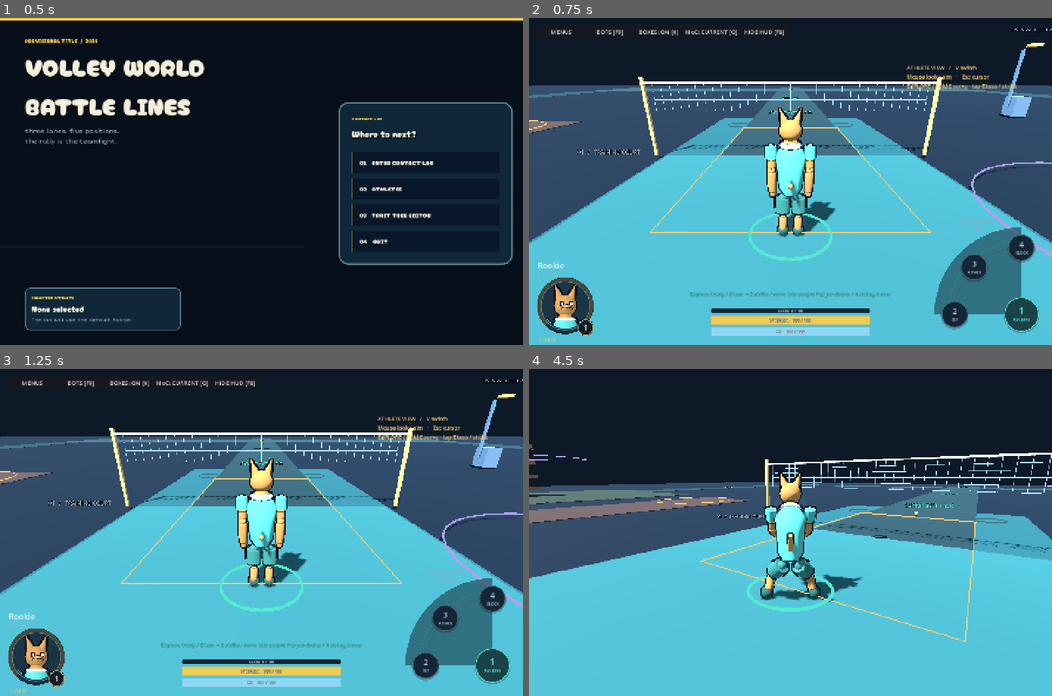
Above: before the commit, frames 1-4 (two rows, left to right).
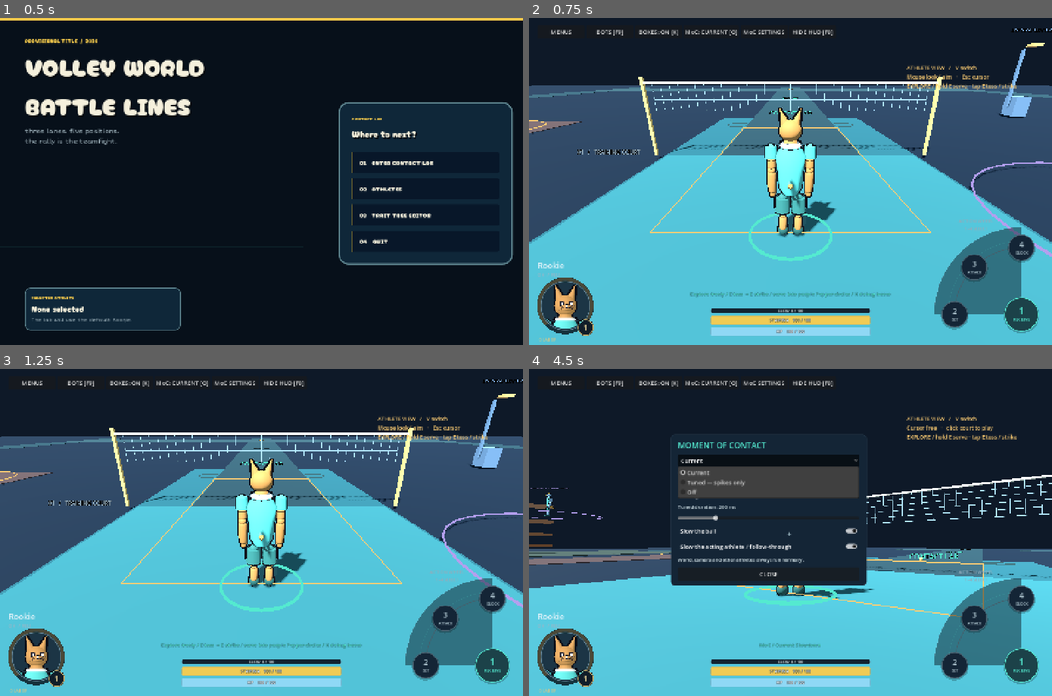
Above: after the commit, the same moments.

Repository: iracarranza/volley-world-battle-lines
Game: Godot game, scene res://title.tscn
Same seed, same stepped clock (60 frames per second), same inputs: the game is played once before the commit and once after it.
Inputs (mouse positions are in pixels of both pictures, inside the frame that each line leads up to):
- Up to frame 1 (0.5 s): no input
- Up to frame 2 (0.75 s): click "01 ENTER CONTACT LAB" at 0.5 s
- Up to frame 3 (1.25 s): no input
- Up to frame 4 (4.5 s): click "MoC: CURRENT [O]" at 1.25 s; click "MoC: TUNED [O]" at 2 s; click "MoC: OFF [O]" at 2.75 s; click (764, 382) at 3.5 s, where only the run after the commit has a clickable "MoC SETTINGS"; click (769, 460) at 4.25 s, where only the run after the commit has a clickable "Current"

Frame 1 is identical in both runs. In frame 2, 0.2% of the frame differs, in the area x 40-59%, y 3-6%; in frame 3, 0.2%; in frame 4, 42%, in the area x 0-100%, y 3-99%.

Commit message:
Add contact lab MoC tuning menu and independent slowdown targets

Diff:
--- a/scripts/lab/lab_hud.gd
+++ b/scripts/lab/lab_hud.gd
@@ -32,6 +32,7 @@
 var ball_edge_indicator: Label
 var facing_compass: Control
 var help_panel: PanelContainer
+var moc_menu: RefCounted
 var moc_button: Button
 var debug_button: Button
 
@@ -303,8 +304,10 @@
 	debug_button = button("BOXES: ON [K]", toggle_debug_volumes)
 	toolbar.add_child(debug_button)
 	moc_button = button("MoC: CURRENT [O]", toggle_moc_mode)
-	moc_button.tooltip_text = "Compare current world slowdown with a short contact hold followed by full-speed flight."
+	moc_button.tooltip_text = "Cycle Current, Tuned and Off; open MoC Settings to tune local slowdown."
 	toolbar.add_child(moc_button)
+	moc_menu = preload("res://scripts/lab/moc_menu.gd").new(self)
+	toolbar.add_child(button("MoC SETTINGS", moc_menu.toggle))
 	toolbar.add_child(button("HIDE HUD [F8]", func(): ui.visible = false))
 	facing_compass = preload("res://scripts/facing_indicator.gd").new()
 	facing_compass.lab = lab
@@ -327,6 +330,7 @@
 func toggle_moc_mode() -> void:
 	lab.moc.set_mode((lab.moc.mode + 1) % 3)
 	moc_button.text = ["MoC: CURRENT [O]", "MoC: TUNED [O]", "MoC: OFF [O]"][lab.moc.mode]
+	moc_menu.sync_mode()
 	lab._message("MoC / " + lab.moc.mode_name())
 
 func toggle_debug_volumes() -> void:
--- /dev/null
+++ b/scripts/lab/moc_menu.gd
@@ -0,0 +1,74 @@
+extends RefCounted
+
+## Contact-lab tuning UI. Values persist across lab resets within this session.
+var _hud: WeakRef
+var hud: RefCounted:
+	get: return _hud.get_ref()
+var panel: PanelContainer
+var mode: OptionButton
+var speed: HSlider
+var duration: HSlider
+var ball: CheckButton
+var actor: CheckButton
+
+func _init(owner_hud: RefCounted) -> void:
+	_hud = weakref(owner_hud)
+	panel = hud.panel(Vector2(390,180),Vector2(540,340))
+	var stack := VBoxContainer.new()
+	stack.add_theme_constant_override("separation",12)
+	panel.add_child(stack)
+	stack.add_child(hud.label("MOMENT OF CONTACT",22,hud.TEAL))
+	mode = OptionButton.new()
+	for title in ["Current", "Tuned — spikes only", "Off"]:
+		mode.add_item(title)
+	mode.focus_mode = Control.FOCUS_NONE
+	mode.item_selected.connect(func(index: int):
+		hud.lab.moc.set_mode(index)
+		hud.moc_button.text = ["MoC: CURRENT [O]","MoC: TUNED [O]","MoC: OFF [O]"][index]
+	)
+	stack.add_child(mode)
+	stack.add_child(hud.label("Tuned settings · changes apply to the next spike",13))
+	speed = slider(stack,"Tuned speed",1,100,hud.lab.moc.tuned_speed*100,"%",func(value: float): hud.lab.moc.tuned_speed = value/100.0)
+	duration = slider(stack,"Tuned duration",0,1000,hud.lab.moc.tuned_duration*1000," ms",func(value: float): hud.lab.moc.tuned_duration = value/1000.0)
+	ball = toggle_control(stack,"Slow the ball",func(value: bool): hud.lab.moc.affect_ball = value)
+	actor = toggle_control(stack,"Slow the acting athlete / follow-through",func(value: bool): hud.lab.moc.affect_actor = value)
+	stack.add_child(hud.label("World, camera and other athletes always run normally.",13))
+	stack.add_child(hud.button("CLOSE",toggle))
+	panel.hide()
+
+func slider(stack: VBoxContainer,title: String,minimum: float,maximum: float,value: float,suffix: String,changed: Callable) -> HSlider:
+	var caption: Label = hud.label("%s: %d%s" % [title,value,suffix],14)
+	stack.add_child(caption)
+	var control := HSlider.new()
+	control.min_value = minimum
+	control.max_value = maximum
+	control.step = 1
+	control.value = value
+	control.focus_mode = Control.FOCUS_NONE
+	control.value_changed.connect(func(next: float):
+		hud.lab.moc.clear()
+		changed.call(next)
+		caption.text = "%s: %d%s" % [title,next,suffix]
+	)
+	stack.add_child(control)
+	return control
+
+func toggle_control(stack: VBoxContainer,title: String,changed: Callable) -> CheckButton:
+	var control := CheckButton.new()
+	control.text = title
+	control.button_pressed = true
+	control.focus_mode = Control.FOCUS_NONE
+	control.toggled.connect(changed)
+	stack.add_child(control)
+	return control
+
+func sync_mode() -> void:
+	mode.select(hud.lab.moc.mode)
+
+func toggle() -> void:
+	hud.ui.visible = true
+	panel.visible = not panel.visible
+	if panel.visible:
+		hud.bot_panel.hide()
+		sync_mode()
+	Input.mouse_mode = Input.MOUSE_MODE_VISIBLE if panel.visible else Input.MOUSE_MODE_CAPTURED
--- a/scripts/moment_of_contact.gd
+++ b/scripts/moment_of_contact.gd
@@ -19,6 +19,10 @@
 		enabled = value
 		if not value:
 			clear()
+var tuned_speed := TUNED_SLOW_SCALE
+var tuned_duration := TUNED_DURATION
+var affect_ball := true
+var affect_actor := true
 var acting_actor := ""
 var active := false
 var last_event: Dictionary = {}
@@ -62,19 +66,27 @@
 	var duration := TUNED_DURATION if int(event.get("action", -1)) == 2 else 0.0
 	return {"contact":duration,"velocity":0.0,"sweet":0.0,"extension":0.0,"total":duration}
 
-func simulation_scale() -> float:
+func _effect_scale() -> float:
 	if active and _now() >= _end_usec:
 		_expire(_now())
-	return (TUNED_SLOW_SCALE if mode == Mode.TUNED_SLOWDOWN else SLOW_SCALE) if active else 1.0
+	return (tuned_speed if mode == Mode.TUNED_SLOWDOWN else SLOW_SCALE) if active else 1.0
+
+func simulation_scale() -> float:
+	var scale := _effect_scale()
+	return scale if affect_ball else 1.0
 
 func actor_scale(actor_id: String) -> float:
-	return simulation_scale() if actor_id == acting_actor else 1.0
+	var scale := _effect_scale()
+	return scale if affect_actor and actor_id == acting_actor else 1.0
 
 func begin(event: Dictionary) -> void:
 	var incoming := Vector3(event.get("incoming_velocity", Vector3.ZERO))
 	var outgoing := Vector3(event.get("outgoing_velocity", Vector3.ZERO))
 	var legacy_duration := duration_for(int(event.action), incoming, outgoing, bool(event.get("sweet", false)))
 	var parts := tuned_parts(event)
+	if int(event.action) == 2:
+		parts.contact = tuned_duration
+		parts.total = tuned_duration
 	var duration: float = 0.0 if mode == Mode.NONE else (legacy_duration if mode == Mode.CURRENT_SLOWDOWN else parts.total)
 	if not bool(event.get("physical_hit", false)):
 		return
@@ -110,7 +122,7 @@
 		_expire(now)
 	if mode == Mode.TUNED_SLOWDOWN:
 		_chain_start_usec = now
-		_end_usec = now + int(TUNED_DURATION * 1000000)
+		_end_usec = now + int(tuned_duration * 1000000)
 		acting_actor = str(event.get("actor", "player"))
 		active = true
 		return
--- /dev/null
+++ b/tests/moc_menu_test.gd
@@ -0,0 +1,32 @@
+extends "res://tests/support/test_case.gd"
+func _initialize() -> void:
+	call_deferred("run")
+func run() -> void:
+	var lab = load("res://main.tscn").instantiate()
+	root.add_child(lab)
+	lab.set_process(false)
+	lab.set_physics_process(false)
+	var menu = lab.hud.moc_menu
+	menu.toggle()
+	check(menu.panel.visible and Input.mouse_mode == Input.MOUSE_MODE_VISIBLE,"Menu opens with usable cursor")
+	menu.mode.select(1)
+	menu.mode.item_selected.emit(1)
+	menu.speed.value = 25
+	menu.duration.value = 350
+	lab.moc.begin({"action":2,"physical_hit":true,"actor":"player"})
+	check(is_equal_approx(lab.moc.simulation_scale(),0.25) and is_equal_approx(lab.moc.last_event.duration_seconds,0.35),"Sliders tune the actual contact resolver")
+	menu.ball.button_pressed = false
+	check(lab.moc.simulation_scale() == 1 and lab.moc.actor_scale("player") == 0.25,"Ball toggle leaves acting athlete slowdown independent")
+	menu.ball.button_pressed = true
+	menu.actor.button_pressed = false
+	check(lab.moc.simulation_scale() == 0.25 and lab.moc.actor_scale("player") == 1,"Athlete toggle leaves ball slowdown independent")
+	menu.mode.select(2)
+	menu.mode.item_selected.emit(2)
+	check(not lab.moc.active and lab.moc.simulation_scale() == 1,"Off cancels the effect immediately")
+	lab._reset()
+	check(lab.moc.tuned_speed == 0.25 and lab.moc.tuned_duration == 0.35,"Lab reset preserves tuning")
+	menu = null
+	lab.queue_free()
+	await process_frame
+	print("MOC MENU: %d / %d passed" % [checks-failures,checks])
+	quit(1 if failures else 0)
--- /dev/null
+++ b/tests/render_moc_menu.gd
@@ -0,0 +1,19 @@
+extends SceneTree
+func _initialize() -> void:
+	call_deferred("run")
+func run() -> void:
+	root.size = Vector2i(1440,900)
+	var lab = load("res://main.tscn").instantiate()
+	root.add_child(lab)
+	lab.set_process(false)
+	lab.set_physics_process(false)
+	lab.camera_rig.update_aim()
+	lab.camera_rig.update(2)
+	lab.hud.moc_menu.toggle()
+	for frame in range(3):
+		await process_frame
+	await RenderingServer.frame_post_draw
+	root.get_texture().get_image().save_png("res://artifacts/moc-menu.png")
+	lab.queue_free()
+	await process_frame
+	quit()
Not shown, changed: README.md
Not shown, changed: docs/moc-comparison.md
